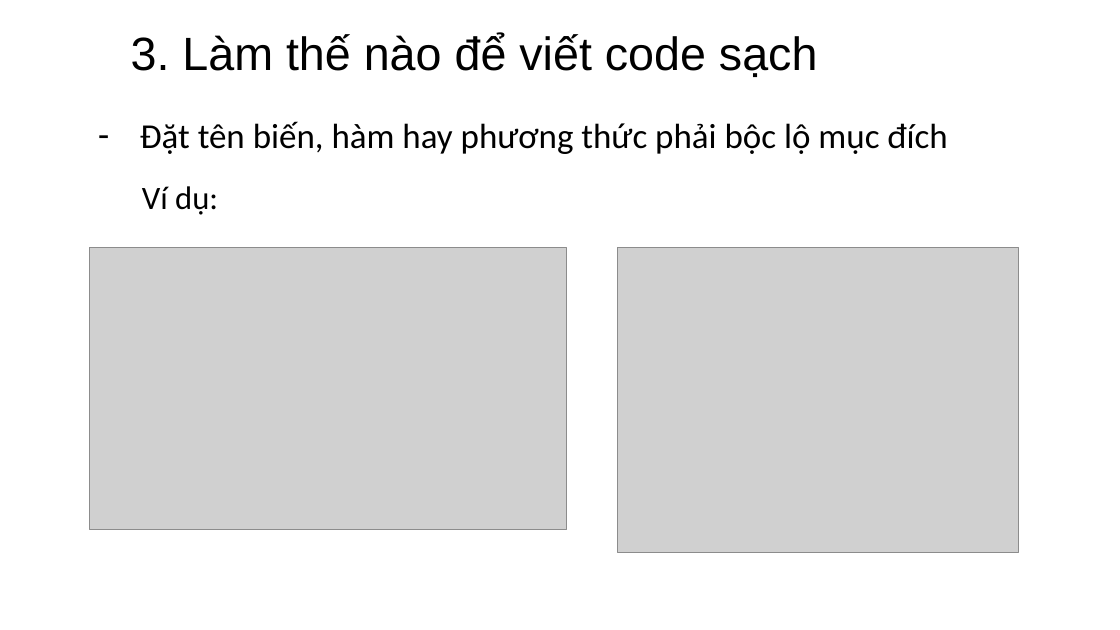
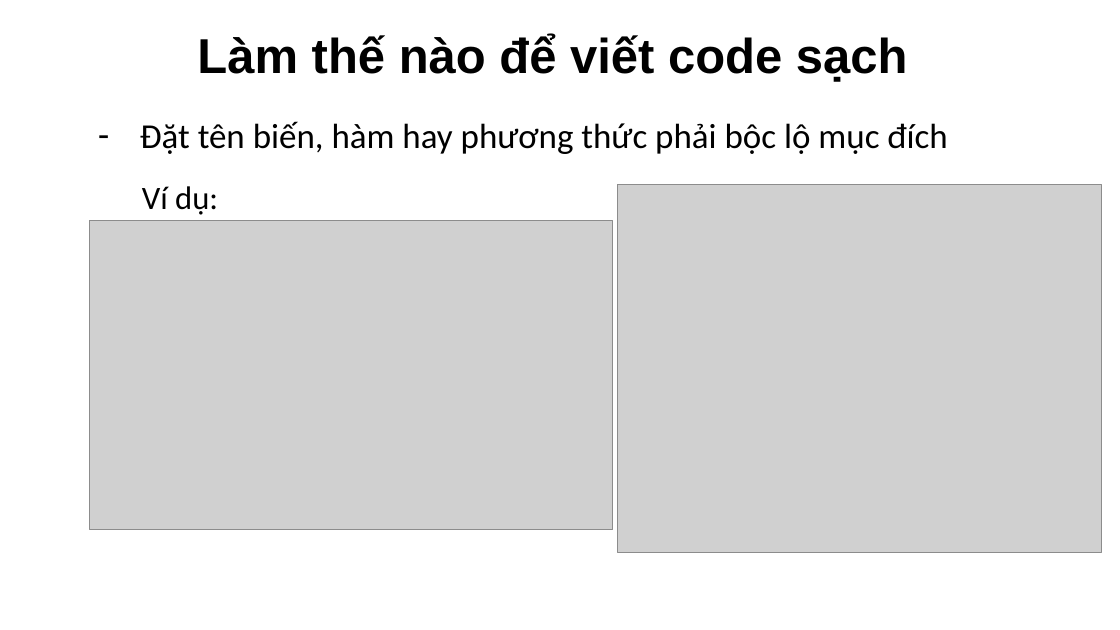
Before and after one commit to quocTuan02/demo, a slide deck: slide 8 of Note/CleanCode.pptx (slide 9 before the commit). Drawn at 1120x630 pixels with LibreOffice and Linux fonts; fonts in the diff are those of the drawing; grey boxes stand for pictures. Boxes give left, top, right and bottom in pixels: in the first picture for what was removed or moved away, otherwise in the second. Text is boxed around its words. In the diff, an @@ line names an element or a change of style, - is before the commit and + after.

```diff
--- a/Note/CleanCode.pptx
+++ b/Note/CleanCode.pptx
@@ text at [197, 34, 908, 82]: text changed; size 40 to 42 pt; bold on @@
-3. Làm thế nào để viết code sạch
+Làm thế nào để viết code sạch
@@ picture: place and size @@
-picture at [618, 248, 1018, 553]
+picture at [618, 185, 1102, 552]
@@ picture: place and size @@
-picture at [90, 248, 567, 530]
+picture at [90, 220, 613, 529]
```
Also in this commit, not shown: 16 other slides changed, 4 slides added, 5 slides removed.
